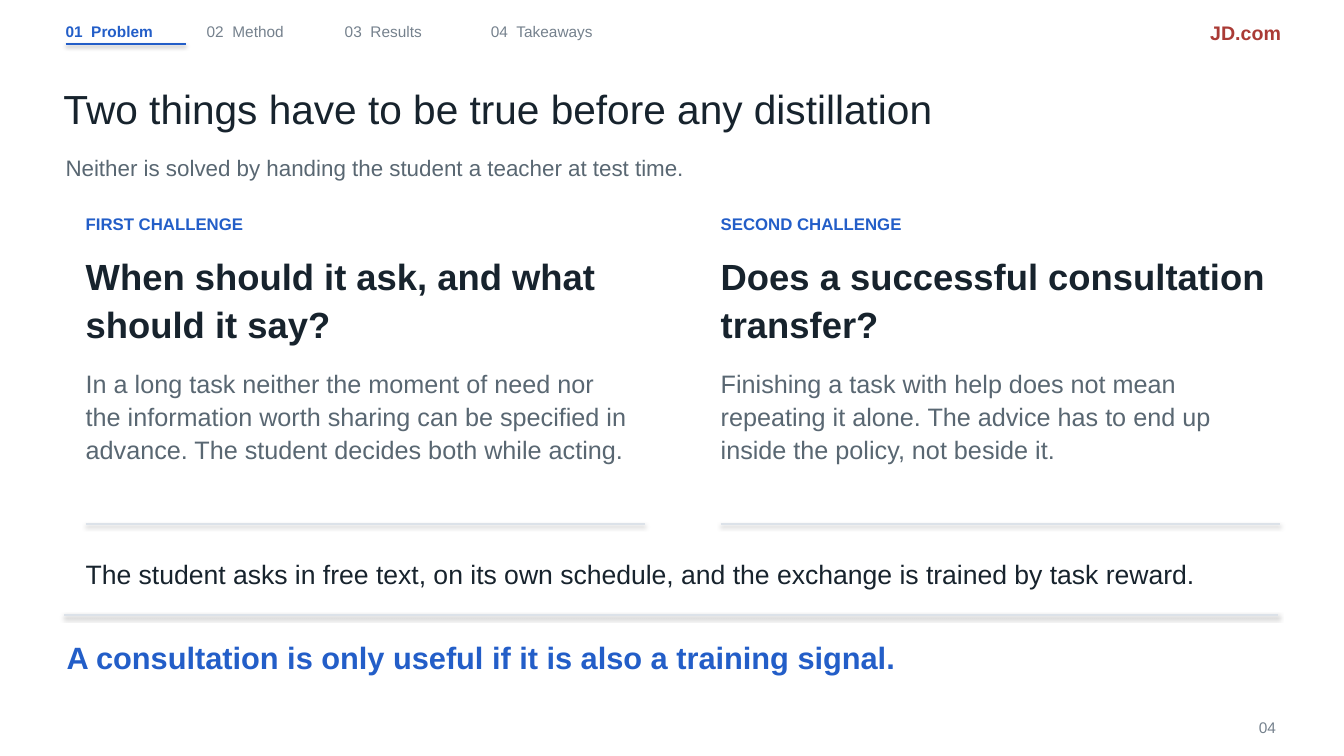
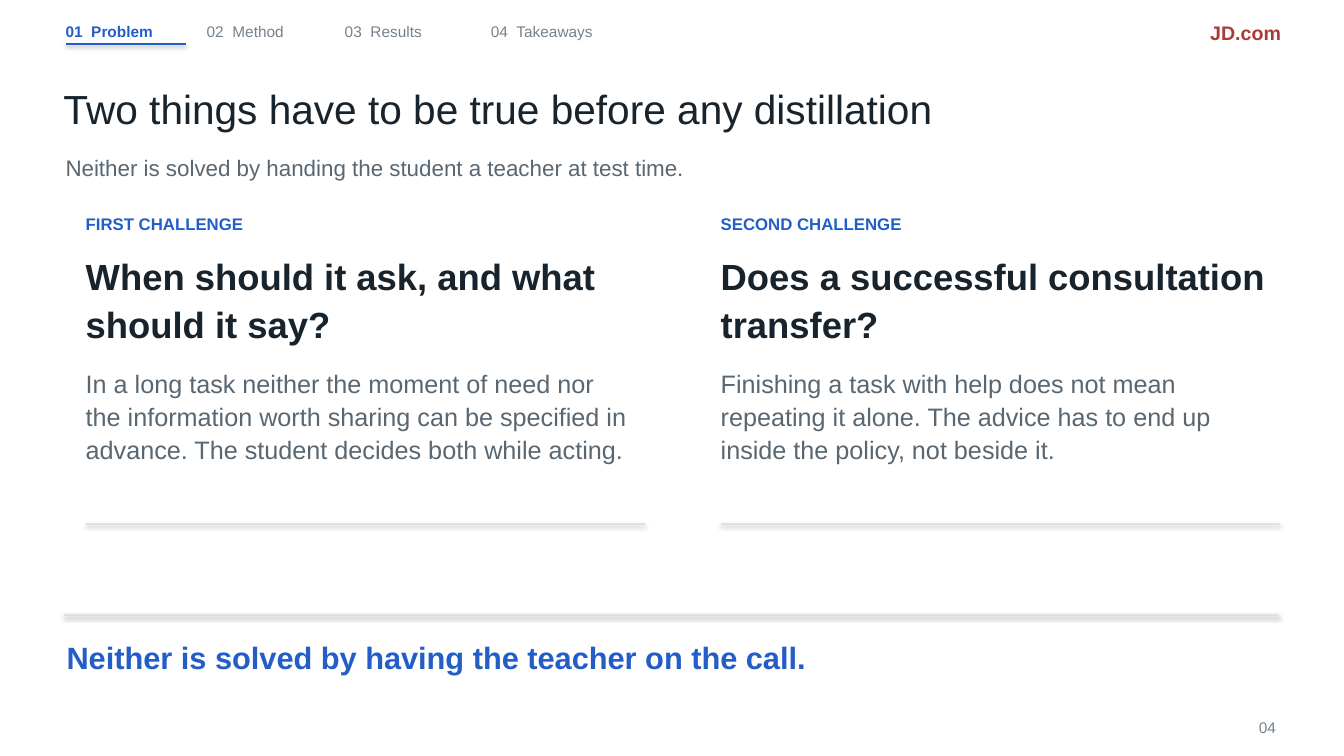
Before and after one commit to liruiluo/communicative-opsd, a slide deck: slide 4 of assets/slides/copd-slides.pptx. Drawn at 1344x756 pixels with LibreOffice and Linux fonts; fonts in the diff are those of the drawing. Boxes give left, top, right and bottom in pixels: in the first picture for what was removed or moved away, otherwise in the second. Text is boxed around its words. In the diff, an @@ line names an element or a change of style, - is before the commit and + after.

```diff
--- a/assets/slides/copd-slides.pptx
+++ b/assets/slides/copd-slides.pptx
@@ text removed at <box>86,564,1194,589</box> @@
-The student asks in free text, on its own schedule, and the exchange is trained by task reward.
@@ text at <box>67,646,806,675</box>: text changed @@
-A consultation is only useful if it is also a training signal.
+Neither is solved by having the teacher on the call.
```
Also in this commit, not shown: 2 other slides changed, 2 other files.
